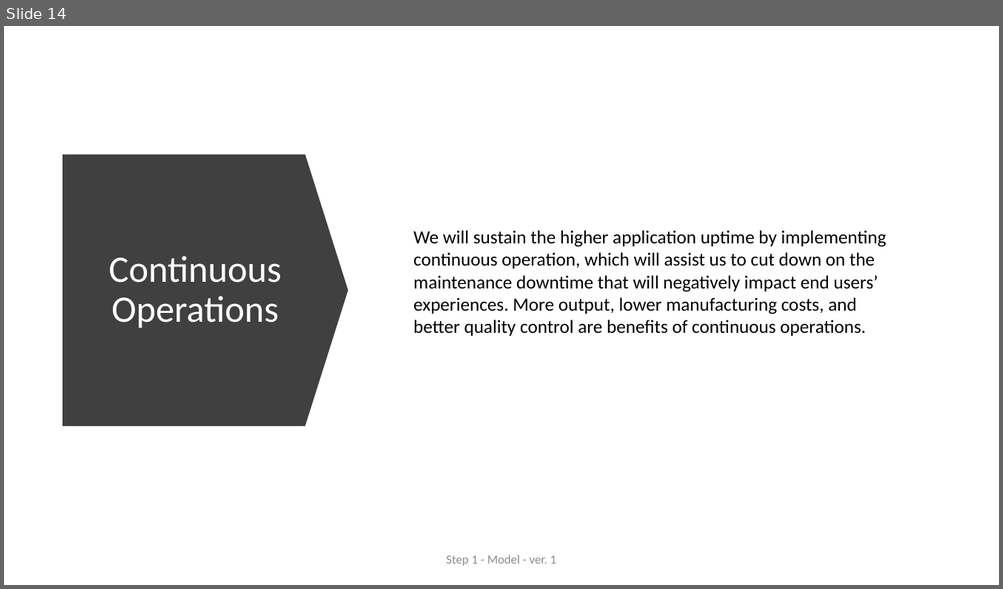
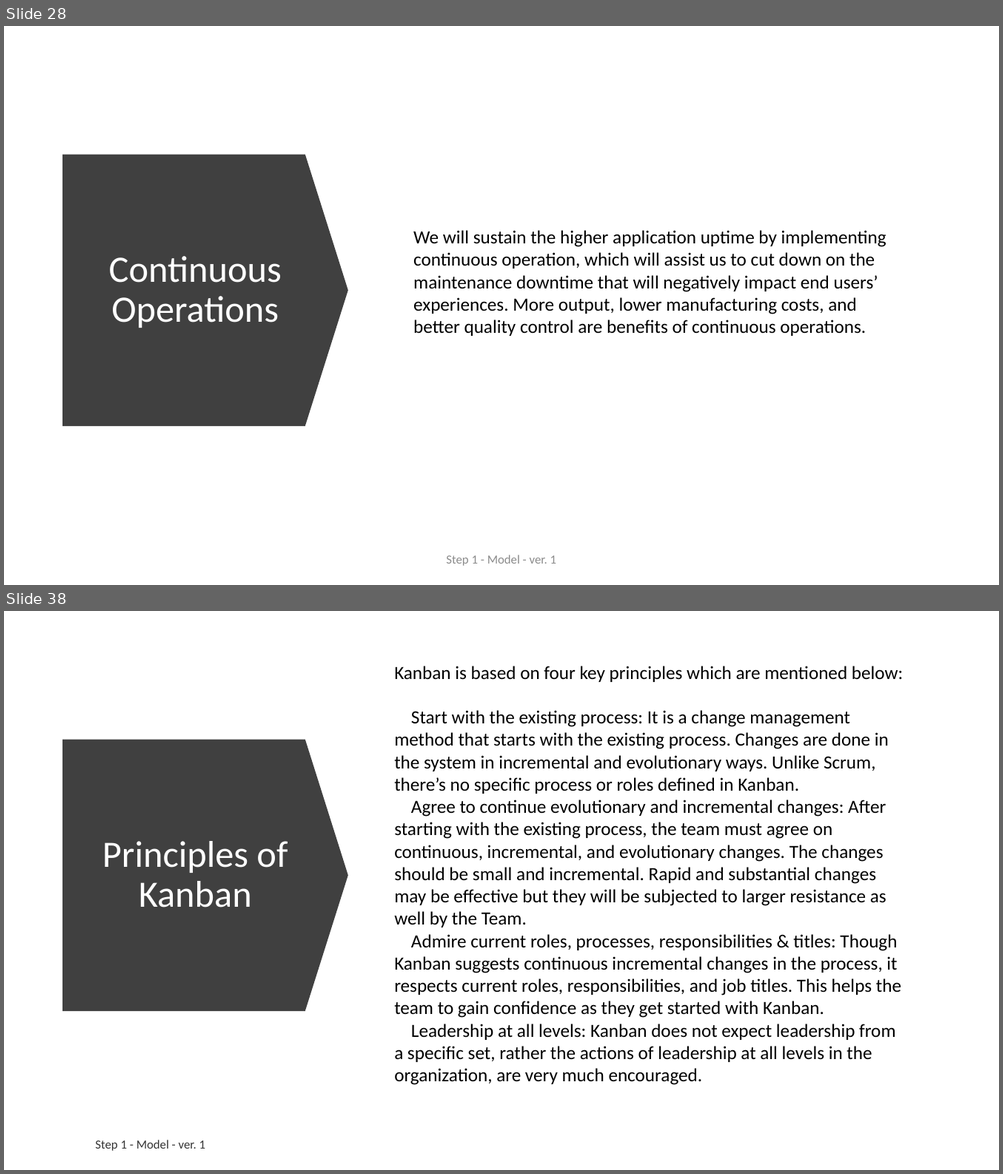
Before and after one commit to ext4dmin/DevOps-Mentorship, a slide deck: Step1-Model_speach.pptx. Shown one above the other, each under a label of ours: slide 14 before the commit, slides 28 and 38 after it; the slides between them are not shown. The pictures are 1003x589 and 1003x1174 pixels, drawn with LibreOffice and Linux fonts; fonts in the diff are those of the drawing. Boxes give left, top, right and bottom in pixels: in the first picture for what was removed or moved away, otherwise in the second. Text is boxed around its words. In the diff, an @@ line names an element or a change of style, - is before the commit and + after.

Commit message:
Step 1. Model. <before editing>

```diff
--- a/Step1-Model_speach.pptx
+++ b/Step1-Model_speach.pptx
@@ slide 38 added at (4,611,999,1170), background #FFFFFF @@
@@ text added at (394,666,902,1085), 18 pt, text #000000 @@
+Kanban is based on four key principles which are mentioned below:
+Start with the existing process: It is a change management method that starts with the existing process. Changes are done in the system in incremental and evolutionary ways. Unlike Scrum, there’s no specific process or roles defined in Kanban.
+Agree to continue evolutionary and incremental changes: After starting with the existing process, the team must agree on continuous, incremental, and evolutionary changes. The changes should be small and incremental. Rapid and substantial changes may be effective but they will be subjected to larger resistance as well by the Team.
+Admire current roles, processes, responsibilities & titles: Though Kanban suggests continuous incremental changes in the process, it respects current roles, responsibilities, and job titles. This helps the team to gain confidence as they get started with Kanban.
+Leadership at all levels: Kanban does not expect leadership from a specific set, rather the actions of leadership at all levels in the organization, are very much encouraged.
@@ down arrow added at (63,739,349,1011), fill #404040 @@
@@ title added at (102,841,287,908), 36 pt, text #FFFFFF @@
+Principles of Kanban
@@ text added at (95,1140,205,1151), 12 pt, text #000000 at 80% opacity @@
+Step 1 - Model - ver. 1
@@ what was slide 14 is now slide 28 @@
```
Also in this commit, not shown: 2 slides changed, 33 other slides added, 1 other file.
